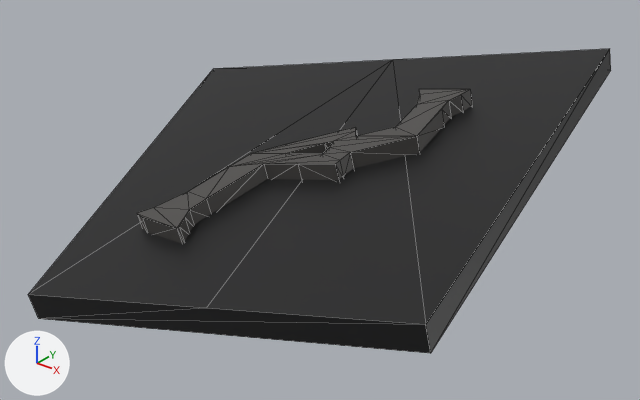
One commit to the OBJ model src/main/resources/assets/stargate/models/DHD/007.obj: the scene before it, then after it.
Both versions are drawn from a camera (50 mm lens) standing at (0.0155, 0.1843, 1.1071) and looking at (-0.1046, 0.3344, 1.0141). Arrows for +X, +Y and +Z are at lower left; the lights stay in place. The first picture is the older version. Mesh edges are drawn as thin lines. Where no turn or scale is listed for an object, it has been applied to the vertices.

In view in the first picture: '007'.
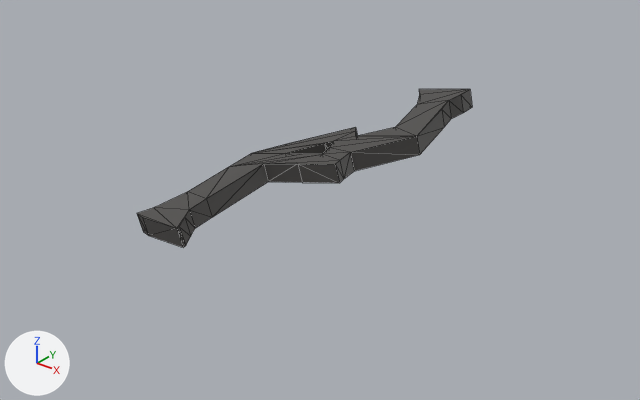
Patch to the scene script:
```diff
--- a/src/main/resources/assets/stargate/models/DHD/007.obj.py
+++ b/src/main/resources/assets/stargate/models/DHD/007.obj.py
@@ me_007 @@
 # used by ob_007; location = (0.0, 0.0, 0.0)
-me_007.from_pydata(...)  # 80 vertices, 119 faces; spans x -0.1764..-0.046, y 0.2663..0.4053, z 1.0068..1.0427
+me_007.from_pydata(...)  # 70 vertices, 105 faces; spans x -0.1219..-0.0814, y 0.2918..0.3657, z 1.0166..1.0384
+# me_007 part 1: the loose piece of 10 vertices spanning x -0.1764..-0.046, y 0.2663..0.4053, z 1.0068..1.0427 is deleted
 me_007.materials.append(mat_glyph)
```

Changed parts and their boxes (x1, y1, x2, y2) in the pictures (640 x 400 px):
'007', reshaped (42% narrower, 48% shorter)
    before: (28, 49, 611, 353)
    after: (137, 89, 472, 247)
part 1 of me_007, deleted
    before: (28, 49, 611, 353)
